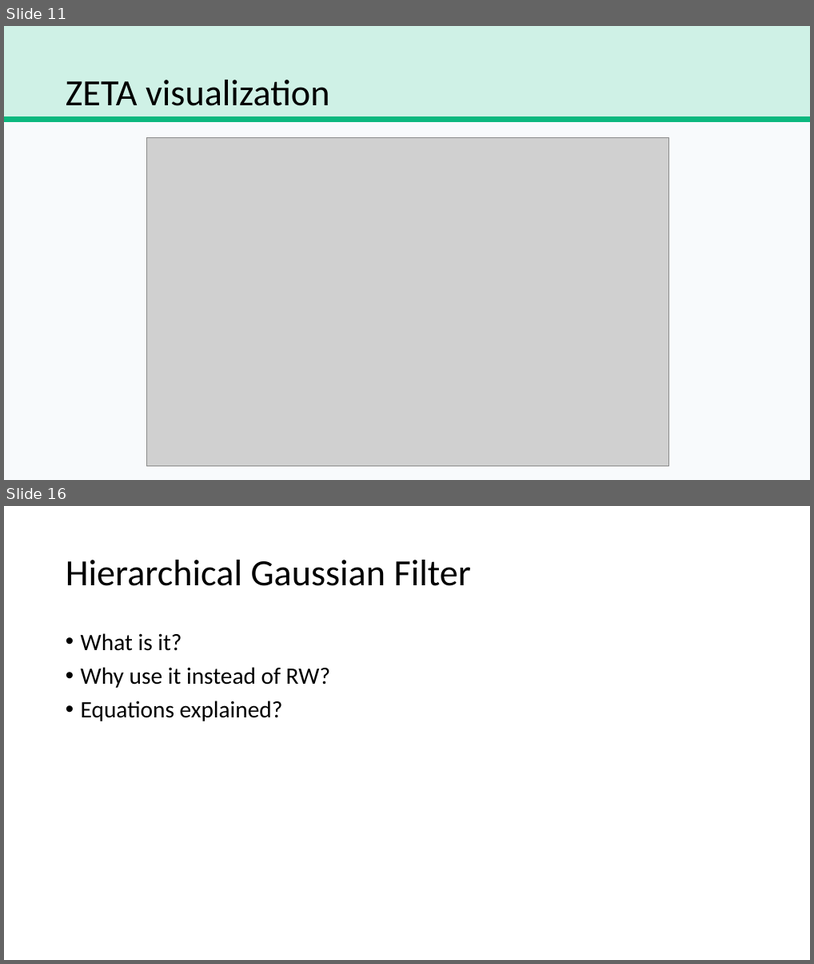
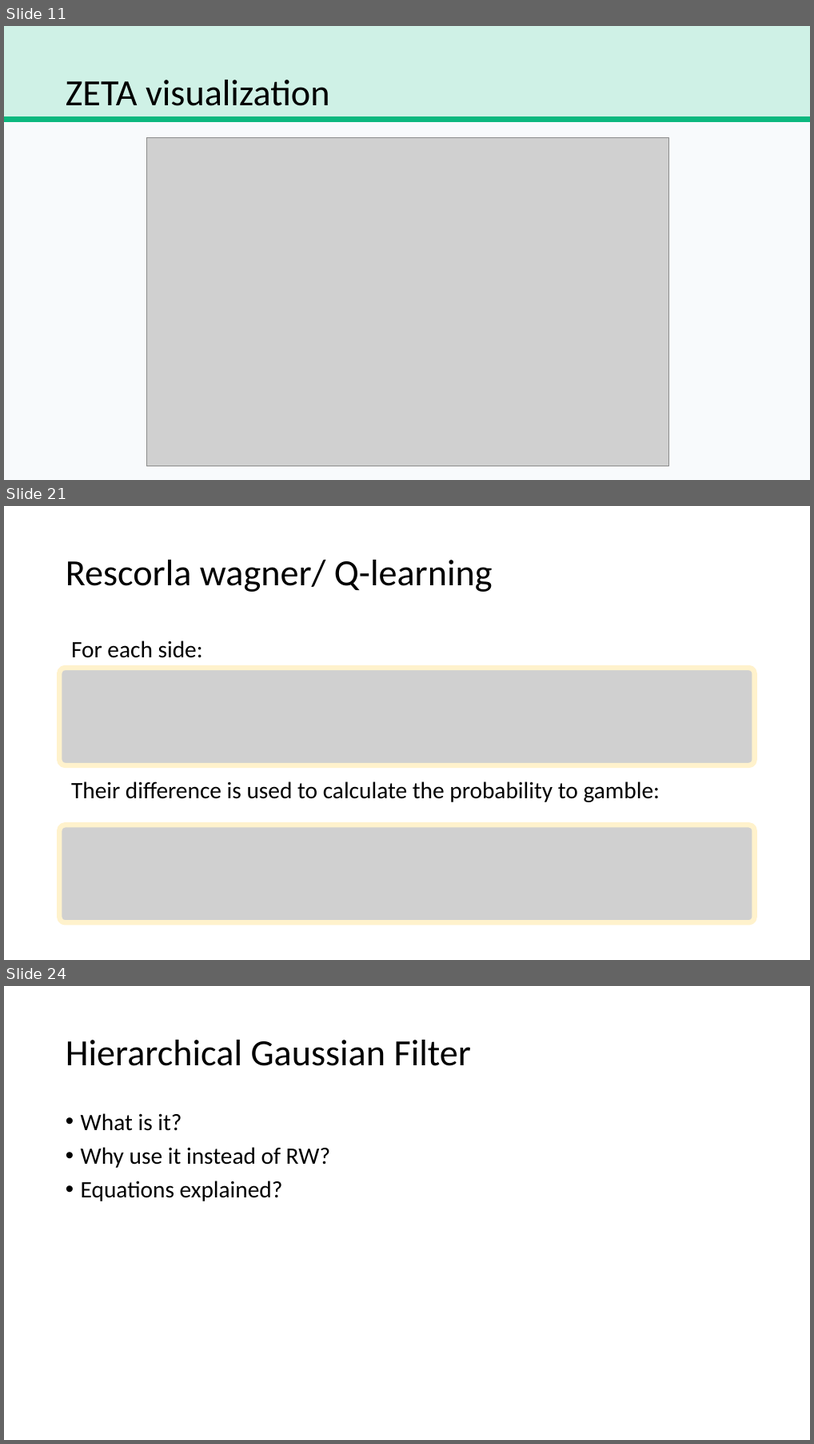
Before and after one commit to trNk27/Human_Data_Exploration, a slide deck: presentation/Prototype.pptx. Shown one above the other, each under a label of ours: slides 11 and 16 before the commit, slides 11, 21 and 24 after it; the slides between them are not shown. The pictures are 814x964 and 814x1444 pixels, drawn with LibreOffice and Linux fonts; fonts in the diff are those of the drawing; grey boxes stand for pictures; background and template pictures are left out. Boxes give left, top, right and bottom in pixels: in the first picture for what was removed or moved away, otherwise in the second. Text is boxed around its words. In the diff, an @@ line names an element or a change of style, - is before the commit and + after.

```diff
--- a/presentation/Prototype.pptx
+++ b/presentation/Prototype.pptx
@@ slide 21 added at (x1=4, y1=506, x2=810, y2=960), background picture (left out) @@
@@ title added at (x1=66, y1=560, x2=493, y2=592), 44 pt, text #000000 @@
+Rescorla wagner/ Q-learning
@@ text added at (x1=71, y1=640, x2=660, y2=802), 28 pt, text #000000 @@
+For each side:
+Their difference is used to calculate the probability to gamble:
@@ picture added at (x1=60, y1=668, x2=755, y2=765) @@
@@ picture added at (x1=215, y1=679, x2=347, y2=708) @@
@@ picture added at (x1=435, y1=679, x2=601, y2=708) @@
@@ picture added at (x1=60, y1=825, x2=755, y2=922) @@
@@ picture added at (x1=222, y1=843, x2=554, y2=872) @@
@@ what was slide 16 is now slide 24 @@
```
Also in this commit, not shown: 2 slides changed, 11 other slides added, 4 slides removed, 30 other files.
